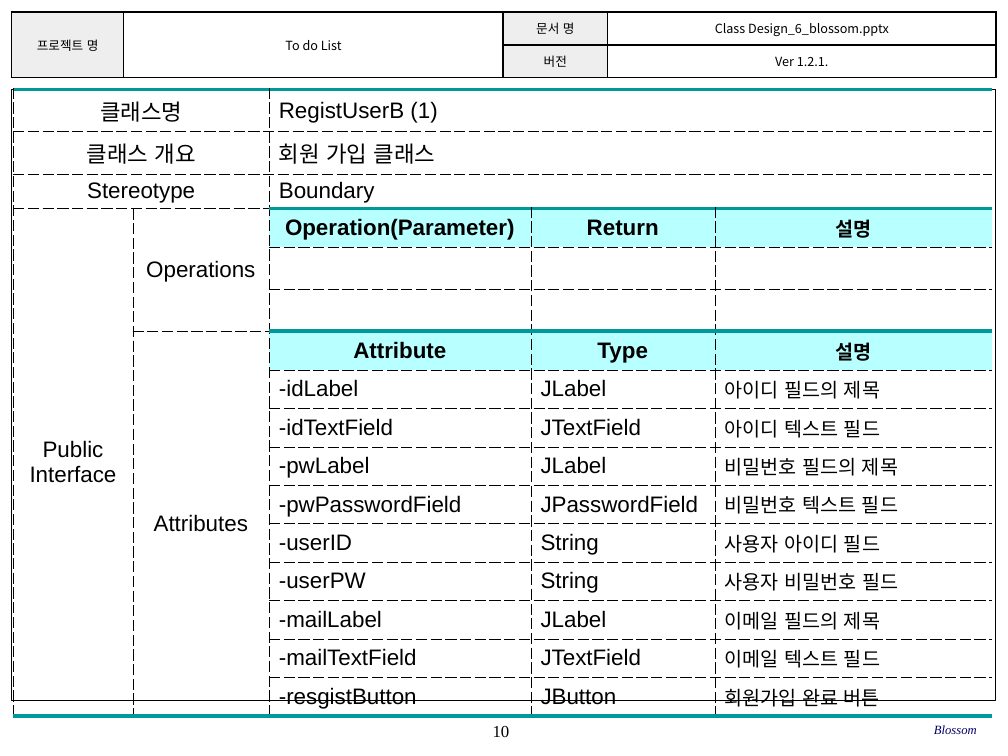
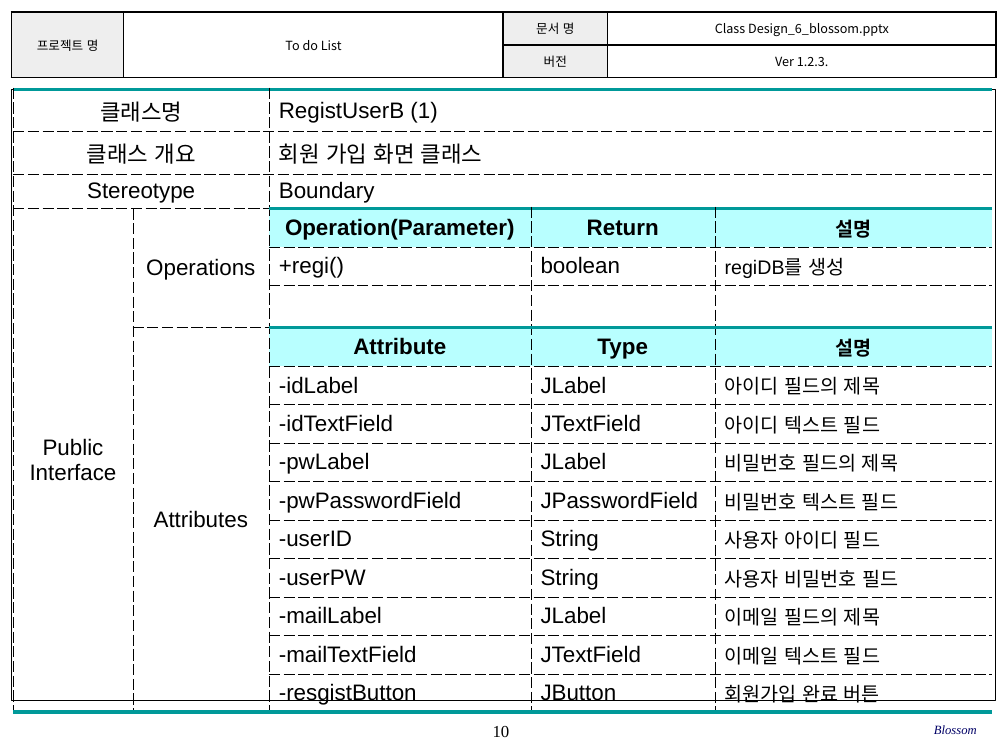
Before and after one commit to SE-admin/SE2017_6_blossom, a slide deck: slide 10 of doc/3_ 설계서/Class Design_6_blossom.pptx. Drawn at 1008x756 pixels with LibreOffice and Linux fonts; fonts in the diff are those of the drawing; background and template pictures are left out. Boxes give left, top, right and bottom in pixels: in the first picture for what was removed or moved away, otherwise in the second. Text is boxed around its words. In the diff, an @@ line names an element or a change of style, - is before the commit and + after.

Commit message:
2017 - 05 - 26	Ver 1.2.3.	Boundary 클래스 개요 및 Operations 수정	임현

```diff
--- a/doc/3_ 설계서/Class Design_6_blossom.pptx
+++ b/doc/3_ 설계서/Class Design_6_blossom.pptx
@@ table at <box>11,12,996,127</box> @@
-row 2, column 4: Ver 1.2.1.
+row 2, column 4: Ver 1.2.3.
@@ table at <box>13,90,992,709</box> @@
-row 2, column 3: 회원 가입 클래스
+row 2, column 3: 회원 가입 화면 클래스
-row 5:  |  |  |  | 
+row 5:  |  | +regi() | boolean | regiDB를 생성
```
Also in this commit, not shown: 23 other slides changed.
